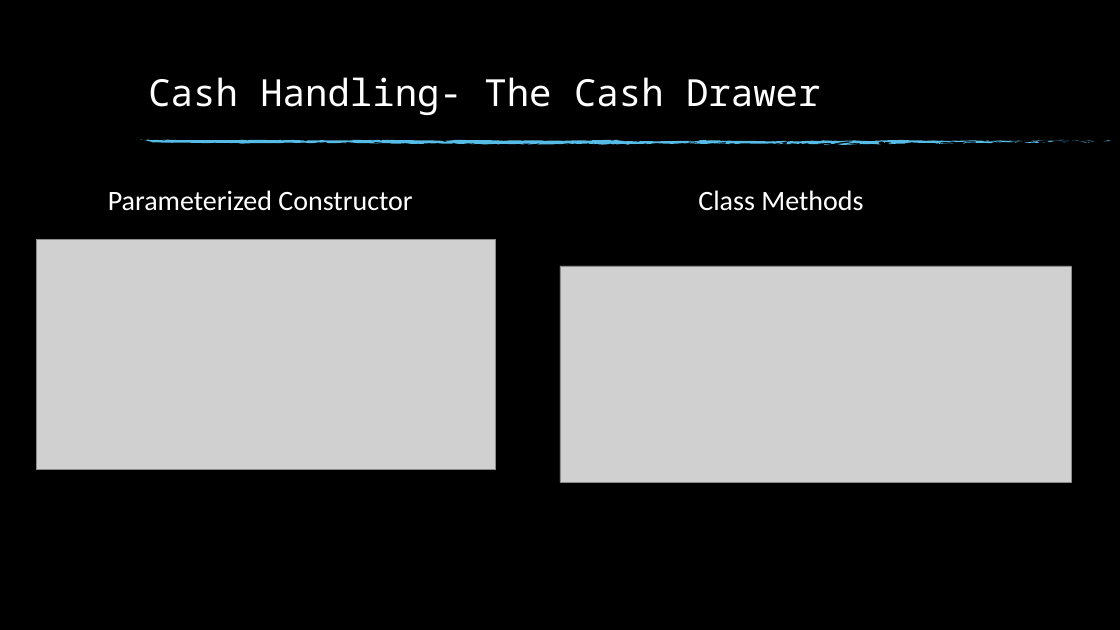
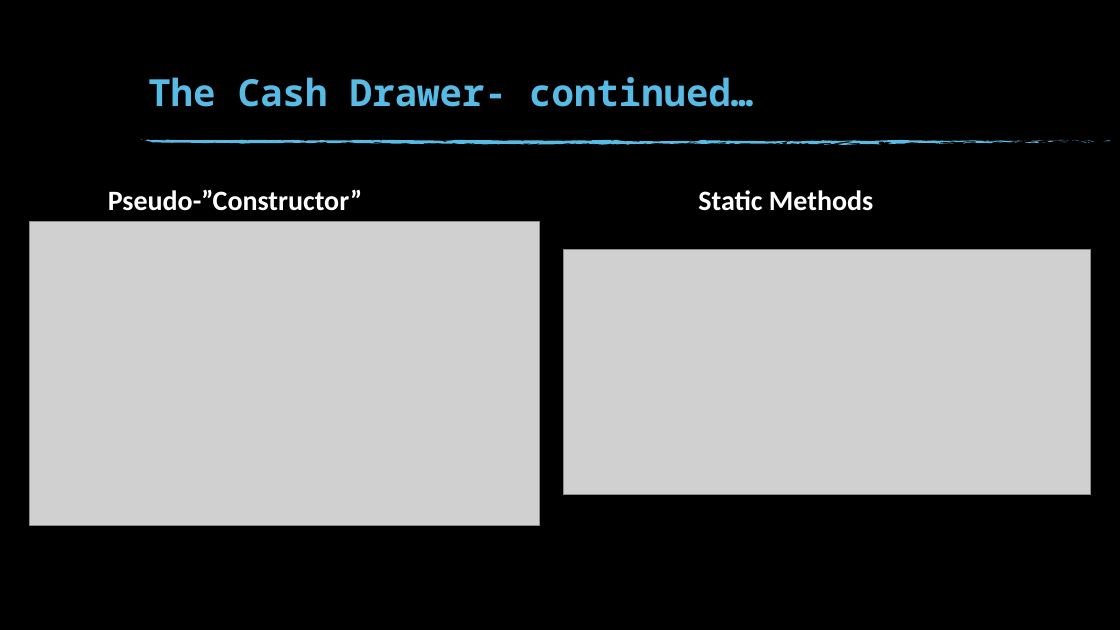
Before and after one commit to nathandangelo1/EvaluationPresentation-Kiosk, a slide deck: slide 15 of EvalPresentation_DAngelo.pptx (slide 11 before the commit). Drawn at 1120x630 pixels with LibreOffice and Linux fonts; fonts in the diff are those of the drawing; grey boxes stand for pictures; background and template pictures are left out. Boxes give left, top, right and bottom in pixels: in the first picture for what was removed or moved away, otherwise in the second. Text is boxed around its words. In the diff, an @@ line names an element or a change of style, - is before the commit and + after.

```diff
--- a/EvalPresentation_DAngelo.pptx
+++ b/EvalPresentation_DAngelo.pptx
@@ title at [148, 77, 753, 107]: text changed; text colour #FFFFFF to #57BCE5; bold on @@
-Cash Handling- The Cash Drawer
+The Cash Drawer- continued…
@@ text at [108, 189, 363, 211]: text changed; bold on @@
-Parameterized Constructor
+Pseudo-”Constructor”
@@ text at [698, 190, 873, 211]: text changed; bold on @@
-Class Methods
+Static Methods
@@ picture: place and size @@
-picture at [36, 239, 496, 470]
+picture at [29, 222, 539, 525]
@@ picture: place and size @@
-picture at [560, 266, 1070, 483]
+picture at [563, 250, 1091, 495]
```
Also in this commit, not shown: 16 other slides changed, 11 slides added, 4 slides removed.
